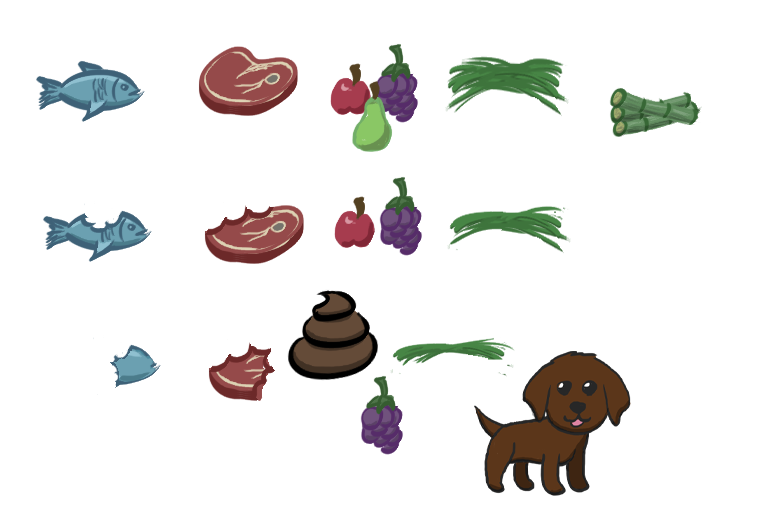
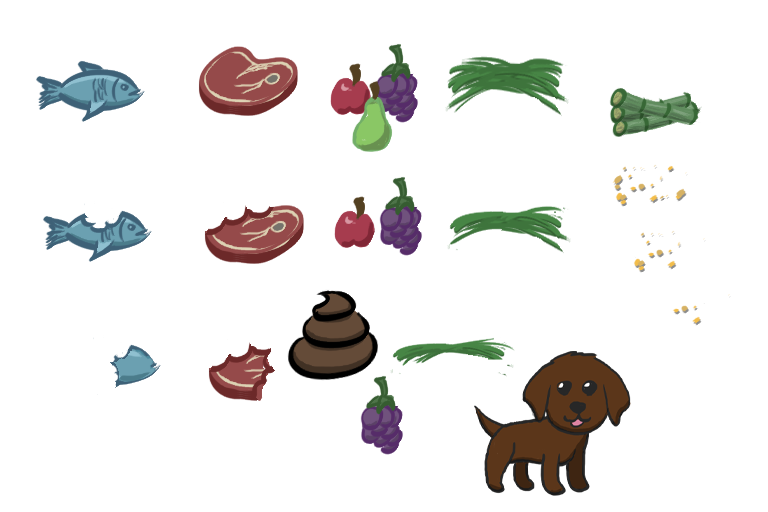
Layer changes from the first 768 x 512 image to the second:
added layer "micro 3" above "micro 2" over (672, 294, 731, 326)
added layer "micro 2" above "micro 1" over (633, 230, 706, 273)
added layer "micro 1" above "Layer 19" over (612, 164, 688, 207)
showed "Background" over (612, 164, 731, 326)
